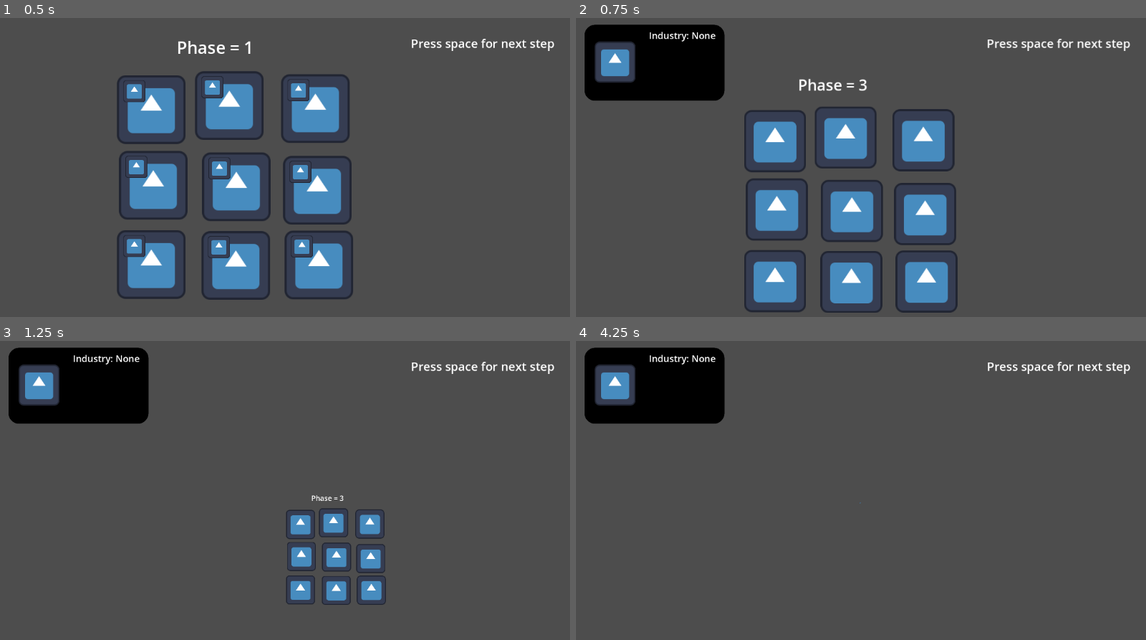
Above: before the commit, frames 1-4 (two rows, left to right).
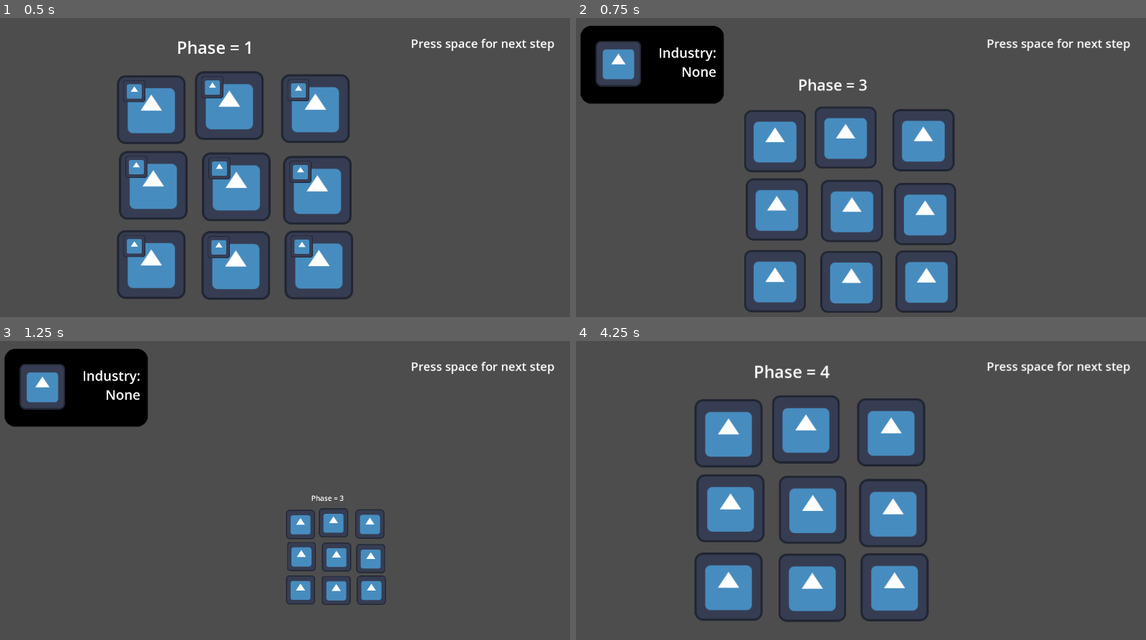
Above: after the commit, the same moments.

Repository: mccoogp/WeatherInc
Game: Godot game, scene res://world.tscn
The game is run twice, just before and just after one commit, with the same random seed, the same clock (stepped at 60 frames per second) and the same inputs. The engine's default icon, where the game draws it, is replaced by a stand-in: a white triangle on a blue panel in a dark square.
Inputs (mouse positions are in pixels of both pictures, inside the frame that each line leads up to):
- Up to frame 1 (0.5 s): no input
- Up to frame 2 (0.75 s): tap Space at 0.5 s; move the mouse to (832, 245) at 0.52 s; hold Space from 0.53 s (still down); click (832, 245) at 0.67 s
- Up to frame 3 (1.25 s): keep holding Space
- Up to frame 4 (4.25 s): move the mouse to (1032, 550) at 1.27 s; release Space at 1.28 s; tap Space at 1.35, 1.52, 1.82, 2, 2.85, 3.02, 3.32, 3.5 s; click (1032, 550) at 1.42 s; move the mouse to (690, 454) at 2.02 s; hold Space 2.03-2.78 s; click (690, 454) at 2.17 s; move the mouse to (889, 502) at 2.77 s; click (889, 502) at 2.92 s; move the mouse to (775, 421) at 3.52 s; hold Space from 3.53 s (still down); click (775, 421) at 3.67 s

Frame 1 is identical in both runs. In frame 2, 1.6% of the frame differs, in the area x 0-27%, y 2-29%; in frame 3, 1.6%; in frame 4, 20%, in the area x 1-98%, y 2-95%.

Commit message:
Made district menu interactable

Diff:
--- a/district_menu.gd
+++ b/district_menu.gd
@@ -1,3 +1,12 @@
 extends Sprite2D
 
+
 var industry_clicked = false
+
+var anyclicked = false
+func _process(delta: float) -> void:
+	var click = false
+	if industry_clicked == true:
+		click = true
+	if click == false:
+		anyclicked = false
--- a/industry_menu_clicked.gd
+++ b/industry_menu_clicked.gd
@@ -7,7 +7,8 @@
 		if event.button_index == MOUSE_BUTTON_LEFT and event.pressed:
 			if is_pixel_opaque(get_local_mouse_position()):
 				menu.industry_clicked = true
-				print("working")
+				menu.anyclicked = true
+				print("here")
 	if event is InputEventMouseButton:
 		if event.button_index == MOUSE_BUTTON_LEFT and event.is_released():
 			if is_pixel_opaque(get_local_mouse_position()):
--- a/world.gd
+++ b/world.gd
@@ -21,7 +21,7 @@
 func _input(event):
 
 	if event is InputEventKey and event.pressed:
-		if Input.is_key_pressed(KEY_SPACE):
+		if Input.is_key_pressed(KEY_SPACE) and zoom == -1:
 
 			phase += 1
 
@@ -46,7 +46,7 @@
 		else:
 			if event is InputEventMouseButton:
 				if event.button_index == MOUSE_BUTTON_LEFT and event.pressed:
-					if districts[zoom].clicked == false:
+					if districts[zoom].clicked == false and $DistrictMenu.anyclicked == false:
 						cameracenter =  Vector2(420, 297)
 						camerazoom = 1
 						zoom = -1
@@ -69,9 +69,9 @@
 
 	if zoom == -1:
 		$DistrictMenu.visible = false
-		$DistrictMenu.position = $Camera2D.position + Vector2(-429, -204)/$Camera2D.zoom.x
-		$DistrictMenu.scale = Vector2(0.307,0.307)/$Camera2D.zoom.x
+		$DistrictMenu.position = $Camera2D.position + Vector2(-409, -184)/$Camera2D.zoom.x
+		$DistrictMenu.scale = Vector2(0.15,0.15)/$Camera2D.zoom.x
 	else:
 		$DistrictMenu.visible = true
-		$DistrictMenu.position = $Camera2D.position + Vector2(-429, -204)/$Camera2D.zoom.x
-		$DistrictMenu.scale = Vector2(0.307,0.307)/$Camera2D.zoom.x
+		$DistrictMenu.position = $Camera2D.position + Vector2(-409, -184)/$Camera2D.zoom.x
+		$DistrictMenu.scale = Vector2(0.15,0.15)/$Camera2D.zoom.x
--- a/world.tscn
+++ b/world.tscn
@@ -11,7 +11,7 @@
 font_size = 24
 
 [sub_resource type="LabelSettings" id="LabelSettings_afd1u"]
-font_size = 29
+font_size = 86
 
 [sub_resource type="LabelSettings" id="LabelSettings_1erbk"]
 font_size = 34
@@ -82,28 +82,33 @@
 
 [node name="DistrictMenu" type="Sprite2D" parent="."]
 position = Vector2(-49, 63)
-scale = Vector2(0.167396, 0.167396)
-texture = ExtResource("4_r5mvf")
+scale = Vector2(0.08, 0.08)
 script = ExtResource("5_s2cnt")
 
 [node name="Industry" type="Sprite2D" parent="DistrictMenu" node_paths=PackedStringArray("menu")]
-position = Vector2(-204.254, -102.127)
+position = Vector2(-166.754, -102.127)
 scale = Vector2(2.09574, 2.09574)
-texture = ExtResource("3_w2861")
+texture = ExtResource("4_r5mvf")
 script = ExtResource("6_ttn6t")
 menu = NodePath("..")
 
+[node name="Sprite2D" type="Sprite2D" parent="DistrictMenu/Industry"]
+position = Vector2(-161.993, -105.256)
+scale = Vector2(2.28327, 2.28327)
+texture = ExtResource("3_w2861")
+
 [node name="Label" type="Label" parent="DistrictMenu/Industry"]
 anchors_preset = -1
-anchor_left = -1.68176
-anchor_top = -1.2043
+anchor_left = -2.06342
+anchor_top = -1.35004
 anchor_right = -1.68176
-anchor_bottom = -1.2043
-offset_left = -204.424
-offset_top = -70.838
-offset_right = 529.576
-offset_bottom = 214.162
-text = "Industry: None"
+anchor_bottom = -1.2042
+offset_left = 1750.18
+offset_top = 1275.51
+offset_right = 2484.18
+offset_bottom = 1560.51
+text = "Industry:
+None"
 label_settings = SubResource("LabelSettings_afd1u")
 horizontal_alignment = 2
 vertical_alignment = 1
